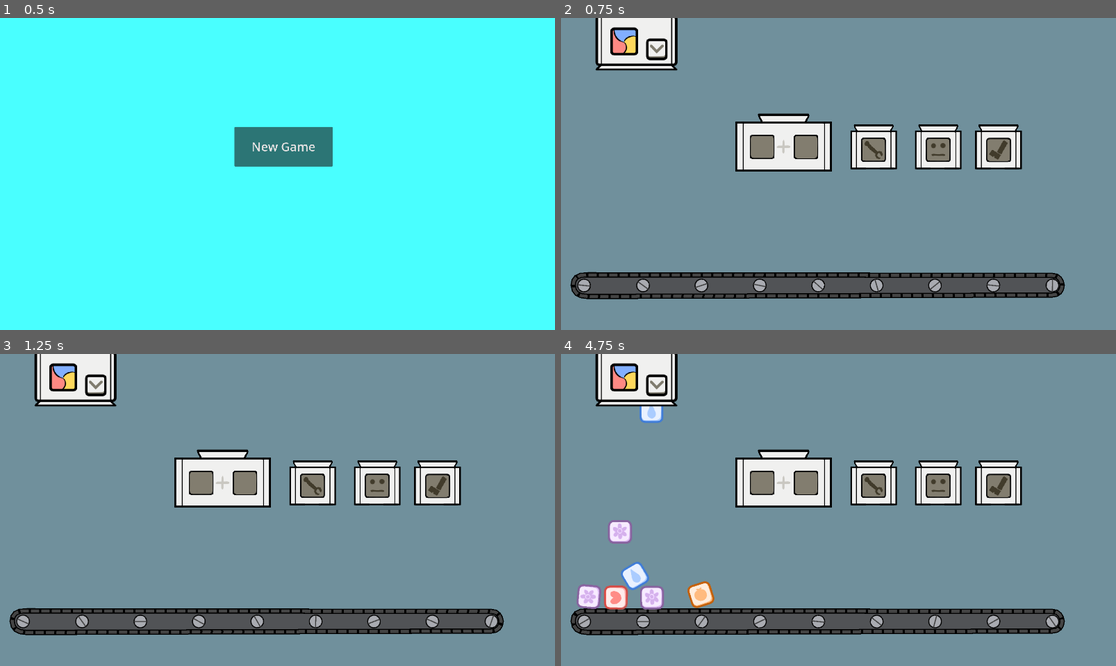
Above: before the commit, frames 1-4 (two rows, left to right).
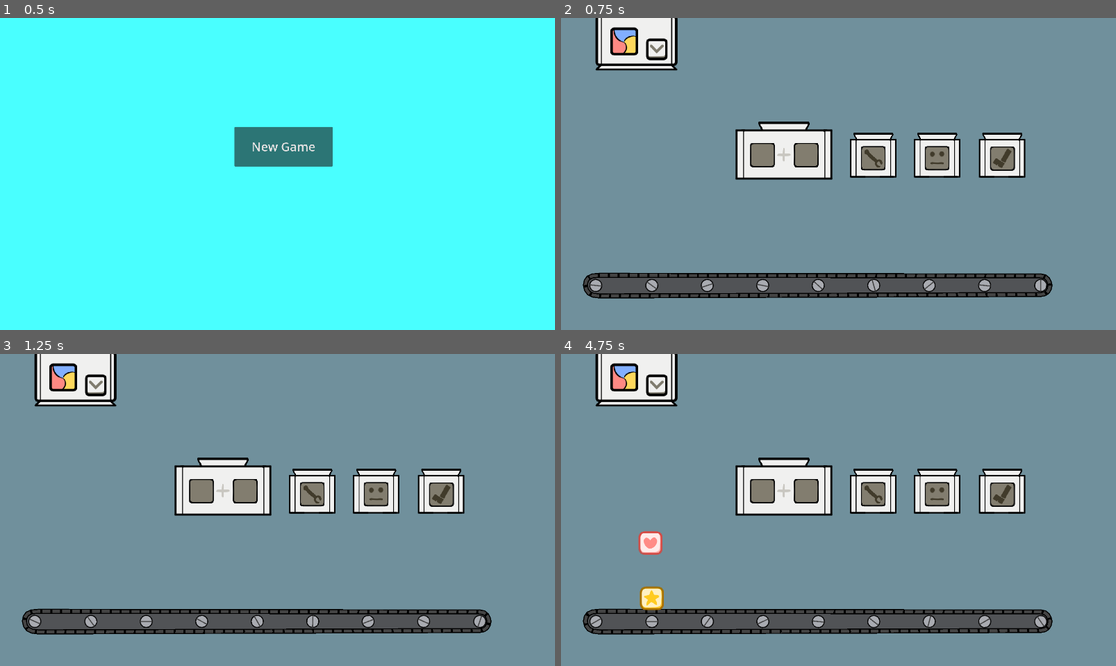
Above: after the commit, the same moments.

Repository: deejai/GodotWildJam53
Game: Godot game, scene res://Main/MainMenu.tscn
The game is run twice, just before and just after one commit, with the same random seed, the same clock (stepped at 60 frames per second) and the same inputs.
Inputs (mouse positions are in pixels of both pictures, inside the frame that each line leads up to):
- Up to frame 1 (0.5 s): no input
- Up to frame 2 (0.75 s): click "New Game" at 0.5 s
- Up to frame 3 (1.25 s): no input
- Up to frame 4 (4.75 s): move the mouse to (960, 494) at 1.27 s; click (960, 494) at 1.42 s; move the mouse to (727, 525) at 2.02 s; click (727, 525) at 2.17 s; move the mouse to (894, 441) at 2.77 s; click (894, 441) at 2.92 s; move the mouse to (810, 572) at 3.52 s; click (810, 572) at 3.67 s; move the mouse to (1005, 556) at 4.27 s; click (1005, 556) at 4.42 s

Frame 1 is identical in both runs. In frame 2, 8.4% of the frame differs, in the area x 1-91%, y 30-91%; in frame 3, 8.4%; in frame 4, 11%, in the area x 1-91%, y 16-91%.
Error in both runs: Invalid assignment of property or key 'playback_speed' with value of type 'float' on a base object of type 'AnimationPlayer'. (res://Main/Factory/ConveyorBelt/…

Commit message:
draggable boxes. world boundaries. started working on combiner

Diff:
--- a/Main/Factory/Box.gd
+++ b/Main/Factory/Box.gd
@@ -1,4 +1,8 @@
 extends Node2D
+
+class_name ChuteBox
+
+var type: Main.BoxType = Main.BoxType.BLANK
 
 # Called when the node enters the scene tree for the first time.
 func _ready():
@@ -6,8 +10,15 @@
 
 
 # Called every frame. 'delta' is the elapsed time since the previous frame.
-func _process(delta):
+func _process(_delta):
 	pass
 
 func init(type: Main.BoxType):
+	self.type = type
 	$RigidBody2D/Sprite.frame = type
+
+func enable_gravity():
+	$RigidBody2D.gravity_scale = 1
+
+func disable_gravity():
+	$RigidBody2D.gravity_scale = 0
--- a/Main/Factory/Box.tscn
+++ b/Main/Factory/Box.tscn
@@ -3,40 +3,61 @@
 [ext_resource type="Texture2D" uid="uid://ch1iut3jqabns" path="res://Assets/Box-Sheet.png" id="1_12p8i"]
 [ext_resource type="Script" path="res://Main/Factory/Box.gd" id="1_78ldm"]
 
-[sub_resource type="RectangleShape2D" id="RectangleShape2D_ld1r7"]
+[sub_resource type="RectangleShape2D" id="RectangleShape2D_rgcoa"]
 size = Vector2(80, 80)
 
-[sub_resource type="AtlasTexture" id="AtlasTexture_11iw2"]
+[sub_resource type="AtlasTexture" id="AtlasTexture_kdhf6"]
 atlas = ExtResource("1_12p8i")
 region = Rect2(0, 0, 85, 85)
 
-[sub_resource type="AtlasTexture" id="AtlasTexture_8fmk0"]
+[sub_resource type="AtlasTexture" id="AtlasTexture_xoq8d"]
 atlas = ExtResource("1_12p8i")
 region = Rect2(85, 0, 85, 85)
 
-[sub_resource type="AtlasTexture" id="AtlasTexture_s680h"]
+[sub_resource type="AtlasTexture" id="AtlasTexture_fnd3h"]
 atlas = ExtResource("1_12p8i")
 region = Rect2(170, 0, 85, 85)
 
-[sub_resource type="AtlasTexture" id="AtlasTexture_g42ba"]
+[sub_resource type="AtlasTexture" id="AtlasTexture_uapdh"]
 atlas = ExtResource("1_12p8i")
 region = Rect2(255, 0, 85, 85)
 
-[sub_resource type="AtlasTexture" id="AtlasTexture_24ac0"]
+[sub_resource type="AtlasTexture" id="AtlasTexture_0fpu6"]
 atlas = ExtResource("1_12p8i")
 region = Rect2(340, 0, 85, 85)
 
-[sub_resource type="AtlasTexture" id="AtlasTexture_81kxh"]
+[sub_resource type="AtlasTexture" id="AtlasTexture_ny8ik"]
 atlas = ExtResource("1_12p8i")
 region = Rect2(425, 0, 85, 85)
 
-[sub_resource type="AtlasTexture" id="AtlasTexture_xerkl"]
+[sub_resource type="AtlasTexture" id="AtlasTexture_y0bhd"]
 atlas = ExtResource("1_12p8i")
 region = Rect2(510, 0, 85, 85)
 
-[sub_resource type="SpriteFrames" id="SpriteFrames_2gmxa"]
+[sub_resource type="SpriteFrames" id="SpriteFrames_aervw"]
 animations = [{
-"frames": [SubResource("AtlasTexture_11iw2"), SubResource("AtlasTexture_8fmk0"), SubResource("AtlasTexture_s680h"), SubResource("AtlasTexture_g42ba"), SubResource("AtlasTexture_24ac0"), SubResource("AtlasTexture_81kxh"), SubResource("AtlasTexture_xerkl")],
+"frames": [{
+"duration": 1.0,
+"texture": SubResource("AtlasTexture_kdhf6")
+}, {
+"duration": 1.0,
+"texture": SubResource("AtlasTexture_xoq8d")
+}, {
+"duration": 1.0,
+"texture": SubResource("AtlasTexture_fnd3h")
+}, {
+"duration": 1.0,
+"texture": SubResource("AtlasTexture_uapdh")
+}, {
+"duration": 1.0,
+"texture": SubResource("AtlasTexture_0fpu6")
+}, {
+"duration": 1.0,
+"texture": SubResource("AtlasTexture_ny8ik")
+}, {
+"duration": 1.0,
+"texture": SubResource("AtlasTexture_y0bhd")
+}],
 "loop": true,
 "name": &"default",
 "speed": 5.0
@@ -46,10 +67,11 @@
 script = ExtResource("1_78ldm")
 
 [node name="RigidBody2D" type="RigidBody2D" parent="."]
+input_pickable = true
 
 [node name="CollisionShape2D" type="CollisionShape2D" parent="RigidBody2D"]
 top_level = true
-shape = SubResource("RectangleShape2D_ld1r7")
+shape = SubResource("RectangleShape2D_rgcoa")
 
 [node name="Sprite" type="AnimatedSprite2D" parent="RigidBody2D"]
-frames = SubResource("SpriteFrames_2gmxa")
+frames = SubResource("SpriteFrames_aervw")
--- a/Main/Factory/Factory.gd
+++ b/Main/Factory/Factory.gd
@@ -3,8 +3,10 @@
 var box = preload("res://Main/Factory/Box.tscn")
 
 var timer: float = 0
-var box_interval: float = 0.5
+var box_interval: float = 1.5
 var next_spawn: float = box_interval
+
+var grabbed_box: Node2D = null
 
 # Called when the node enters the scene tree for the first time.
 func _ready():
@@ -17,7 +19,33 @@
 	if timer >= next_spawn:
 		next_spawn += box_interval
 		var new_box = box.instantiate()
-		new_box.init(1 + randi() % 6)
+		new_box.init([Main.BoxType.HEART, Main.BoxType.WATER, Main.BoxType.STAR][randi() % 3])
 		new_box.position.x = $BoxChute.position.x + $BoxChute.size.x/2 - 75 + randf() * 150
 		add_child(new_box)
 		print("box spawned at ", timer, " seconds")
+
+func _input(event):
+	if event is InputEventMouseButton:
+		if event.button_index == MOUSE_BUTTON_LEFT:
+			if grabbed_box == null and event.pressed:
+				var query := PhysicsPointQueryParameters2D.new()
+				query.position = event.position
+				var objects := get_world_2d().direct_space_state.intersect_point(query, 32)
+				for object in objects:
+					var node = objects[0].collider.get_owner()
+					if node is ChuteBox:
+						grabbed_box = node
+						grabbed_box.disable_gravity()
+						break
+			elif grabbed_box and !event.pressed:
+				grabbed_box.enable_gravity()
+				grabbed_box = null
+
+func _physics_process(delta):
+	if grabbed_box:
+		var body = grabbed_box.get_node("RigidBody2D")
+		var vec_to_mouse = get_global_mouse_position() - body.global_position
+		var vec_limit = 30
+		if vec_to_mouse.length() > vec_limit:
+			vec_to_mouse = vec_to_mouse.normalized() * vec_limit
+		body.linear_velocity = vec_to_mouse * 50
--- a/Main/Factory/Factory.tscn
+++ b/Main/Factory/Factory.tscn
@@ -8,13 +8,26 @@
 [ext_resource type="Texture2D" uid="uid://n3lmjmjt1lwm" path="res://Assets/LegMaker.png" id="6_lrvnr"]
 [ext_resource type="PackedScene" path="res://Main/Factory/ConveyorBelt/ConveyorBelt.tscn" id="7_vb6dy"]
 
-[sub_resource type="SegmentShape2D" id="SegmentShape2D_uaex4"]
-a = Vector2(-116, 151)
-b = Vector2(-126, -541)
+[sub_resource type="SegmentShape2D" id="SegmentShape2D_vrysb"]
+a = Vector2(42, 110)
+b = Vector2(125, 122)
 
-[sub_resource type="SegmentShape2D" id="SegmentShape2D_s1en8"]
-a = Vector2(64, 79)
-b = Vector2(102, 115)
+[sub_resource type="WorldBoundaryShape2D" id="WorldBoundaryShape2D_aaeor"]
+normal = Vector2(0, 1)
+
+[sub_resource type="WorldBoundaryShape2D" id="WorldBoundaryShape2D_dxfdf"]
+normal = Vector2(1, 0)
+
+[sub_resource type="WorldBoundaryShape2D" id="WorldBoundaryShape2D_cx18a"]
+normal = Vector2(-1, 0)
+
+[sub_resource type="WorldBoundaryShape2D" id="WorldBoundaryShape2D_ujhqv"]
+
+[sub_resource type="RectangleShape2D" id="RectangleShape2D_vkq04"]
+size = Vector2(77, 77)
+
+[sub_resource type="RectangleShape2D" id="RectangleShape2D_hdofu"]
+size = Vector2(79, 82.25)
 
 [node name="Game" type="Node2D"]
 script = ExtResource("1_gfdr1")
@@ -26,51 +39,78 @@
 
 [node name="StaticBody2D" type="StaticBody2D" parent="."]
 
-[node name="CollisionShape2D3" type="CollisionShape2D" parent="StaticBody2D"]
-position = Vector2(138, 692)
-shape = SubResource("SegmentShape2D_uaex4")
-
 [node name="CollisionShape2D4" type="CollisionShape2D" parent="StaticBody2D"]
 position = Vector2(-46, 764)
-shape = SubResource("SegmentShape2D_s1en8")
+shape = SubResource("SegmentShape2D_vrysb")
+
+[node name="CollisionShape2D" type="CollisionShape2D" parent="StaticBody2D"]
+position = Vector2(890, 0)
+shape = SubResource("WorldBoundaryShape2D_aaeor")
+
+[node name="CollisionShape2D2" type="CollisionShape2D" parent="StaticBody2D"]
+position = Vector2(0, 397)
+shape = SubResource("WorldBoundaryShape2D_dxfdf")
+
+[node name="CollisionShape2D3" type="CollisionShape2D" parent="StaticBody2D"]
+position = Vector2(1920, 446)
+shape = SubResource("WorldBoundaryShape2D_cx18a")
+
+[node name="CollisionShape2D5" type="CollisionShape2D" parent="StaticBody2D"]
+position = Vector2(939, 1080)
+shape = SubResource("WorldBoundaryShape2D_ujhqv")
 
 [node name="BoxChute" type="TextureRect" parent="."]
-z_index = 1
+z_index = 100
 offset_left = 119.0
 offset_right = 403.0
 offset_bottom = 182.0
 texture = ExtResource("2_xe1j2")
 
 [node name="ArmMaker" type="TextureRect" parent="."]
-offset_left = 1000.0
-offset_top = 368.0
-offset_right = 1162.0
-offset_bottom = 524.0
+offset_left = 999.0
+offset_top = 397.0
+offset_right = 1161.0
+offset_bottom = 553.0
 size_flags_horizontal = 4
 texture = ExtResource("3_g8g88")
 
 [node name="Combiner" type="TextureRect" parent="."]
-offset_left = 602.0
-offset_top = 330.0
-offset_right = 938.0
-offset_bottom = 532.0
+offset_left = 603.0
+offset_top = 358.0
+offset_right = 939.0
+offset_bottom = 560.0
 texture = ExtResource("4_ua00q")
 
 [node name="HeadMaker" type="TextureRect" parent="."]
-offset_left = 1224.0
-offset_top = 368.0
-offset_right = 1386.0
-offset_bottom = 524.0
+offset_left = 1220.0
+offset_top = 397.0
+offset_right = 1382.0
+offset_bottom = 553.0
 size_flags_horizontal = 4
 texture = ExtResource("5_8g3tn")
 
 [node name="LegMaker" type="TextureRect" parent="."]
-offset_left = 1432.0
-offset_top = 368.0
-offset_right = 1594.0
-offset_bottom = 524.0
+offset_left = 1445.0
+offset_top = 397.0
+offset_right = 1607.0
+offset_bottom = 553.0
 size_flags_horizontal = 4
 texture = ExtResource("6_lrvnr")
 
 [node name="ConveyorBelt" parent="." instance=ExtResource("7_vb6dy")]
 position = Vector2(890, 926)
+scale = Vector2(0.95, 0.95)
+
+[node name="AudioStreamPlayer2D" type="AudioStreamPlayer2D" parent="."]
+
+[node name="CombinerArea1" type="Area2D" parent="."]
+
+[node name="CollisionShape2D" type="CollisionShape2D" parent="CombinerArea1"]
+position = Vector2(696.5, 474.5)
+shape = SubResource("RectangleShape2D_vkq04")
+
+[node name="CombinerArea2" type="Area2D" parent="."]
+
+[node name="CollisionShape2D" type="CollisionShape2D" parent="CombinerArea2"]
+position = Vector2(847.5, 473.875)
+shape = SubResource("RectangleShape2D_hdofu")
--- a/project.godot
+++ b/project.godot
@@ -24,6 +24,10 @@
 window/size/viewport_width=1920
 window/size/viewport_height=1080
 
+[editor]
+
+export/convert_text_resources_to_binary=true
+
 [rendering]
 
 textures/canvas_textures/default_texture_filter=0
Not shown, added: Assets/main_theme.wav.import
Not shown: 1 places in Main/Factory/Factory.tscn that only renumber resources
Not shown, added: Assets/main_theme.wav
